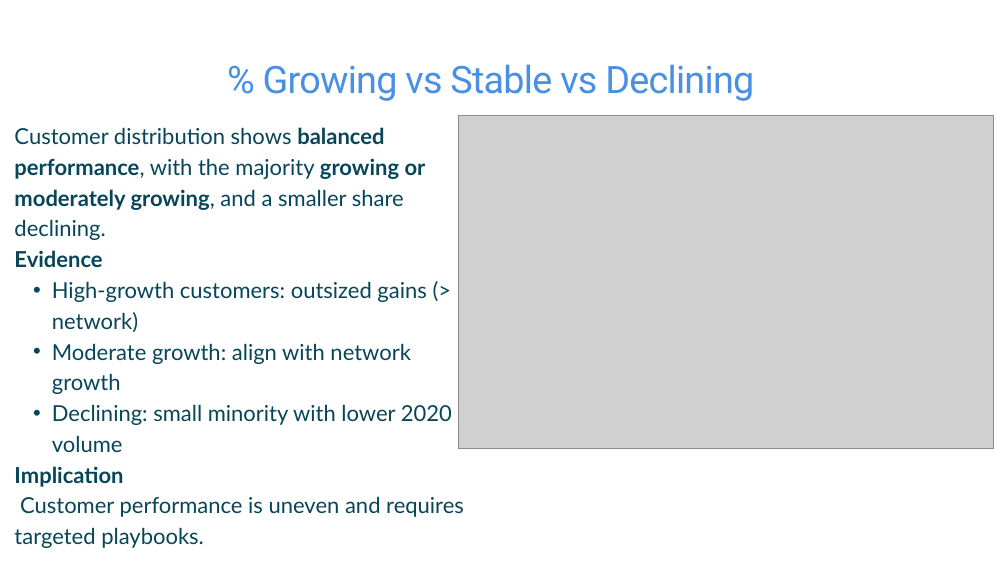
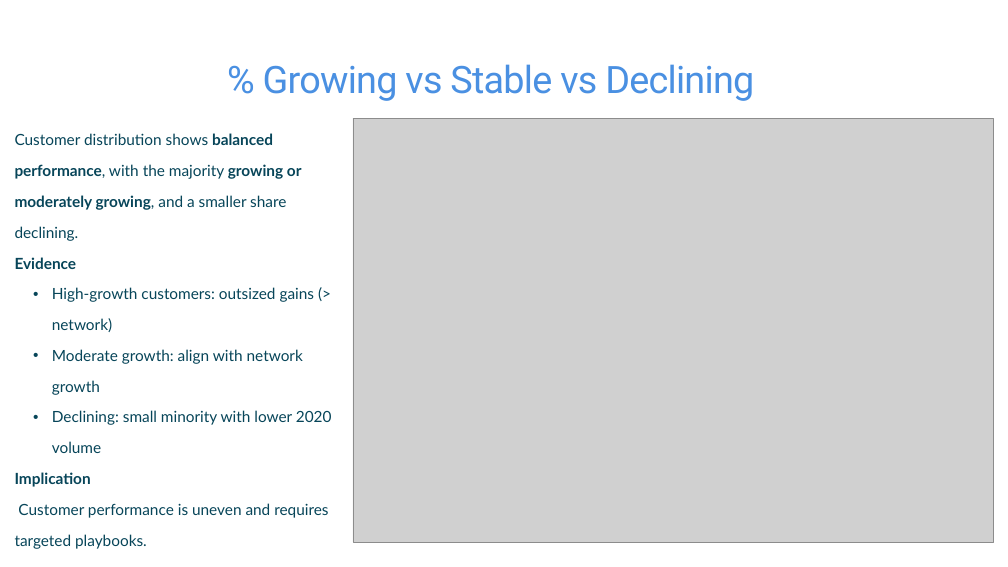
Before and after one commit to John-Adedoyin-001/Data-program-COMP-603_PROJECT-EBOSELE-AND-JOHN, a slide deck: slide 6 of John-Ebose-Project-Presentation--COVID-19-Impact-on-ABC-Company.pptx (slide 7 before the commit). Drawn at 1008x567 pixels with LibreOffice and Linux fonts; fonts in the diff are those of the drawing; grey boxes stand for pictures. Boxes give left, top, right and bottom in pixels: in the first picture for what was removed or moved away, otherwise in the second. Text is boxed around its words. In the diff, an @@ line names an element or a change of style, - is before the commit and + after.

```diff
--- a/John-Ebose-Project-Presentation--COVID-19-Impact-on-ABC-Company.pptx
+++ b/John-Ebose-Project-Presentation--COVID-19-Impact-on-ABC-Company.pptx
@@ text "Customer distribution shows balanced performance, ..." at [15,133,332,549]: size 31.4 to 22 pt @@
@@ picture: place and size @@
-picture at [458,115,993,449]
+picture at [353,118,993,542]
```
Also in this commit, not shown: 7 other slides changed, 5 slides added, 4 slides removed, 3 other files.
